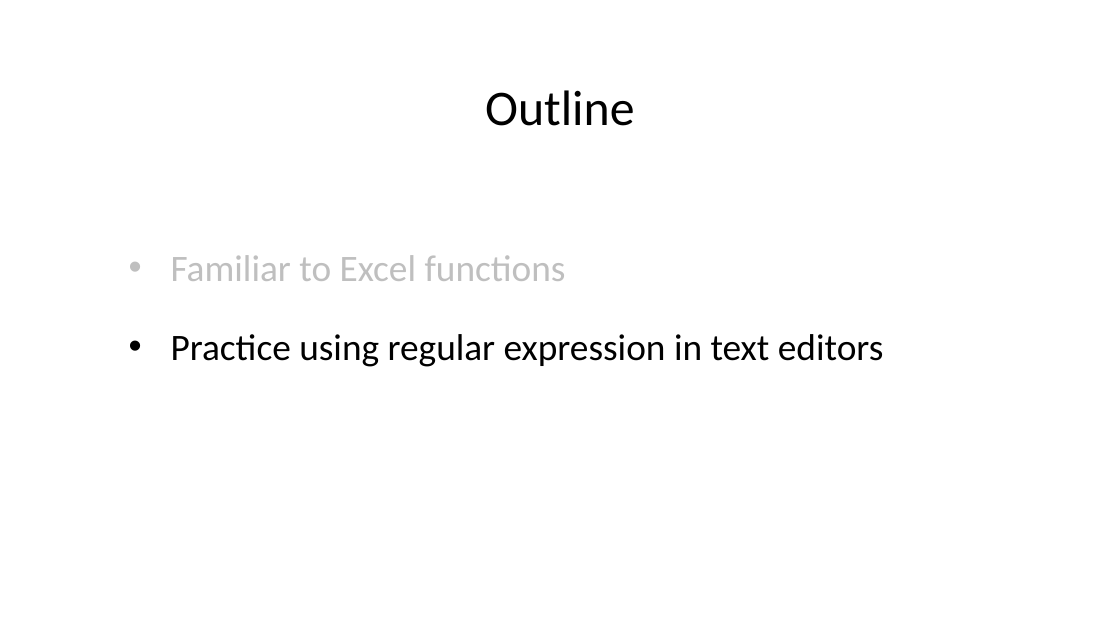
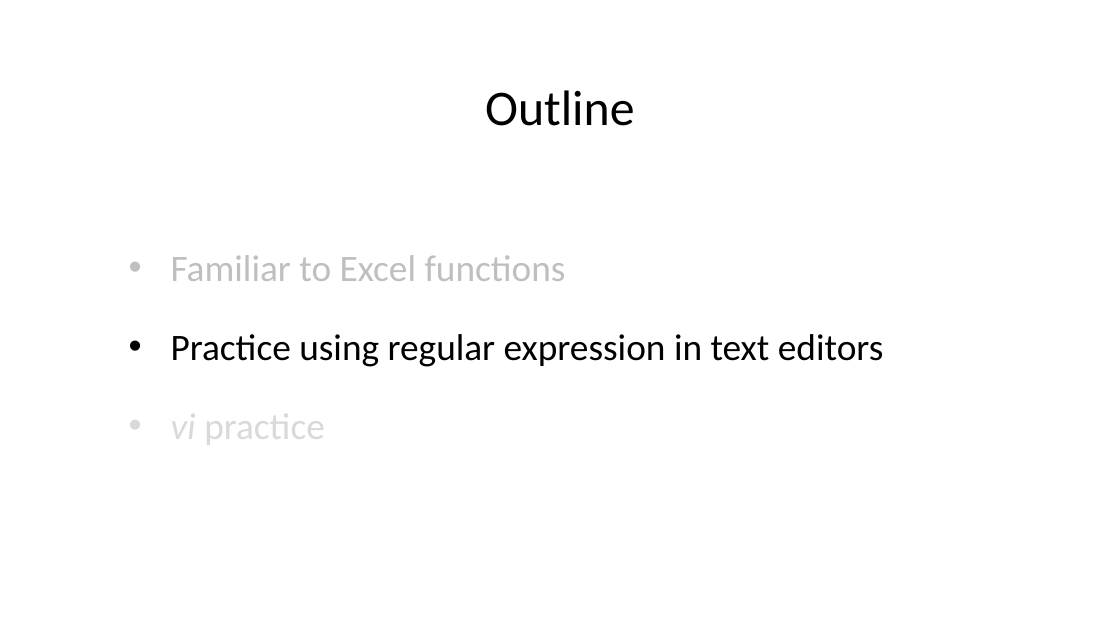
Before and after one commit to liu3zhenlab/teaching, a slide deck: slide 7 of PLPTH813Bioinformatis/2025/2_lab/lab01_Excel_regex_vi.pptx. Drawn at 1120x630 pixels with LibreOffice and Linux fonts; fonts in the diff are those of the drawing. Boxes give left, top, right and bottom in pixels: in the first picture for what was removed or moved away, otherwise in the second. Text is boxed around its words. In the diff, an @@ line names an element or a change of style, - is before the commit and + after.

```diff
--- a/PLPTH813Bioinformatis/2025/2_lab/lab01_Excel_regex_vi.pptx
+++ b/PLPTH813Bioinformatis/2025/2_lab/lab01_Excel_regex_vi.pptx
@@ text at (171,404,325,450): paragraph added @@
+• vi practice
```
Also in this commit, not shown: 2 other slides changed, 1 slide added, 1 slide removed, 3 other files.
